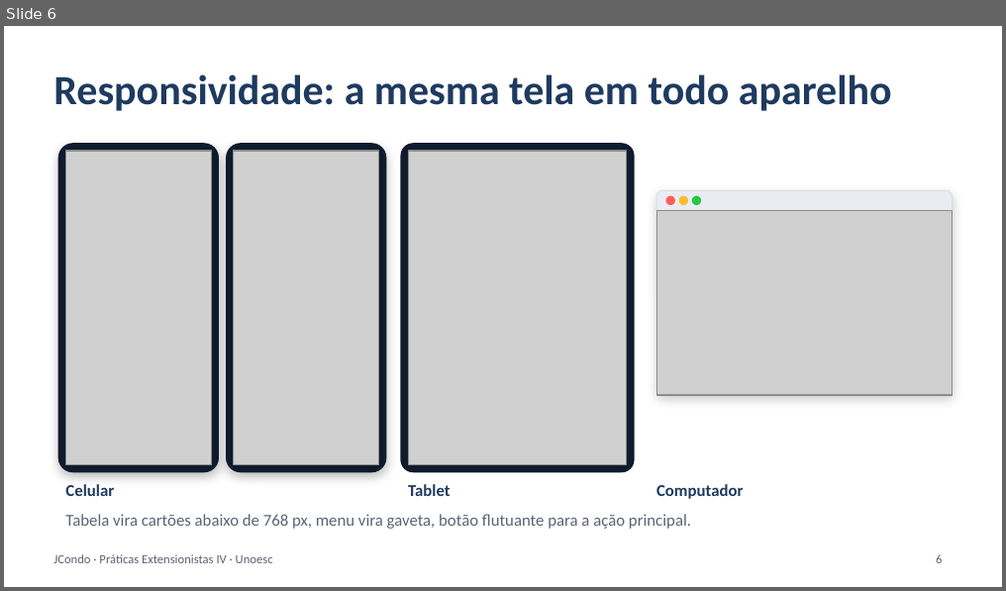
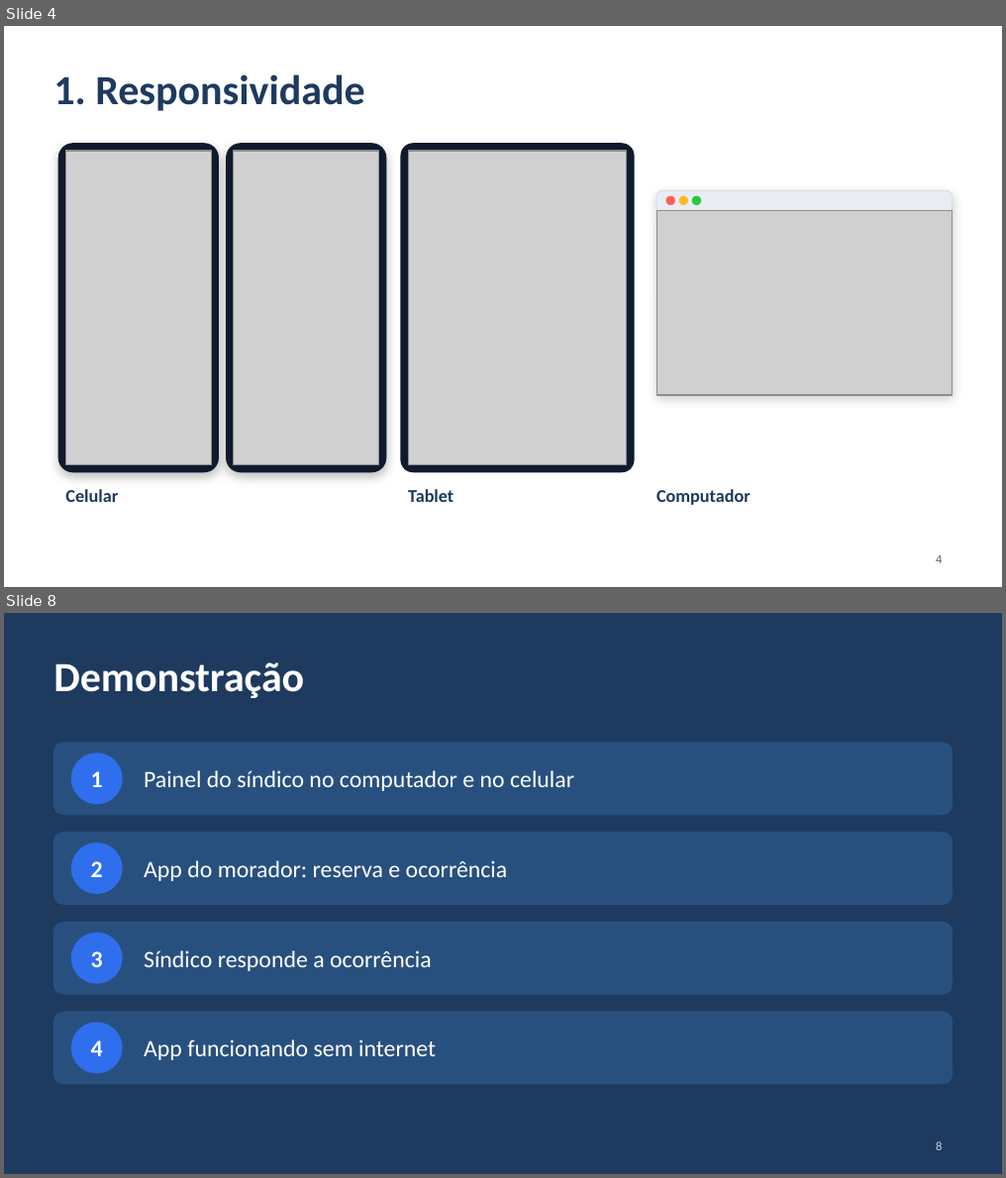
Before and after one commit to jorgensc/PEIV-Entrega2, a slide deck: doc/PE-IV-Jcondo-Apresentacao.pptx. Shown one above the other, each under a label of ours: slide 6 before the commit, slides 4 and 8 after it; the slides between them are not shown. The pictures are 1006x591 and 1006x1178 pixels, drawn with LibreOffice and Linux fonts; fonts in the diff are those of the drawing; grey boxes stand for pictures. Boxes give left, top, right and bottom in pixels: in the first picture for what was removed or moved away, otherwise in the second. Text is boxed around its words. In the diff, an @@ line names an element or a change of style, - is before the commit and + after.

```diff
--- a/doc/PE-IV-Jcondo-Apresentacao.pptx
+++ b/doc/PE-IV-Jcondo-Apresentacao.pptx
@@ slide 8 added at <box>4,613,1002,1174</box>, background #1E3A5F @@
@@ title added at <box>54,663,304,698</box>, 30 pt, text #FFFFFF, bold @@
+Demonstração
@@ rounded rectangle added at <box>54,743,952,815</box>, fill #28507F, outline #28507F 1 pt @@
@@ ellipse added at <box>72,754,122,804</box>, fill #2F6FED, outline #2F6FED 1 pt @@
@@ text added at <box>91,771,103,787</box>, 17 pt, text #FFFFFF, bold @@
+1
@@ text added at <box>144,770,574,791</box>, 17 pt, text #FFFFFF @@
+Painel do síndico no computador e no celular
@@ rounded rectangle added at <box>54,833,952,904</box>, fill #28507F, outline #28507F 1 pt @@
@@ ellipse added at <box>72,844,122,893</box>, fill #2F6FED, outline #2F6FED 1 pt @@
@@ text added at <box>91,861,103,877</box>, 17 pt, text #FFFFFF, bold @@
+2
@@ text added at <box>144,861,508,881</box>, 17 pt, text #FFFFFF @@
+App do morador: reserva e ocorrência
@@ rounded rectangle added at <box>54,922,952,994</box>, fill #28507F, outline #28507F 1 pt @@
@@ ellipse added at <box>72,934,122,983</box>, fill #2F6FED, outline #2F6FED 1 pt @@
@@ text added at <box>91,952,103,967</box>, 17 pt, text #FFFFFF, bold @@
+3
@@ text added at <box>144,951,432,971</box>, 17 pt, text #FFFFFF @@
+Síndico responde a ocorrência
@@ rounded rectangle added at <box>54,1012,952,1084</box>, fill #28507F, outline #28507F 1 pt @@
@@ ellipse added at <box>72,1023,122,1073</box>, fill #2F6FED, outline #2F6FED 1 pt @@
@@ text added at <box>91,1041,103,1057</box>, 17 pt, text #FFFFFF, bold @@
+4
@@ text added at <box>144,1040,436,1060</box>, 17 pt, text #FFFFFF @@
+App funcionando sem internet
@@ page number added at <box>936,1142,942,1151</box>, 9 pt, text #C7D3E6 @@
+8
@@ what was slide 6 is now slide 4 @@
@@ slide 4 changed as well @@
@@ title at <box>54,75,364,111</box>: text changed @@
-Responsividade: a mesma tela em todo aparelho
+1. Responsividade
@@ size 12 to 13 pt in 3 elements at <box>408,489,453,502</box>, <box>656,489,750,505</box>, <box>65,489,118,502</box> @@
@@ text removed at <box>65,514,691,529</box> @@
-Tabela vira cartões abaixo de 768 px, menu vira gaveta, botão flutuante para a ação principal.
@@ text removed at <box>54,555,273,564</box> @@
-JCondo · Práticas Extensionistas IV · Unoesc
@@ page number at <box>936,556,942,564</box>: text changed @@
-6
+4
```
Also in this commit, not shown: 5 other slides changed, 2 other slides added, 11 slides removed, 15 other files.
